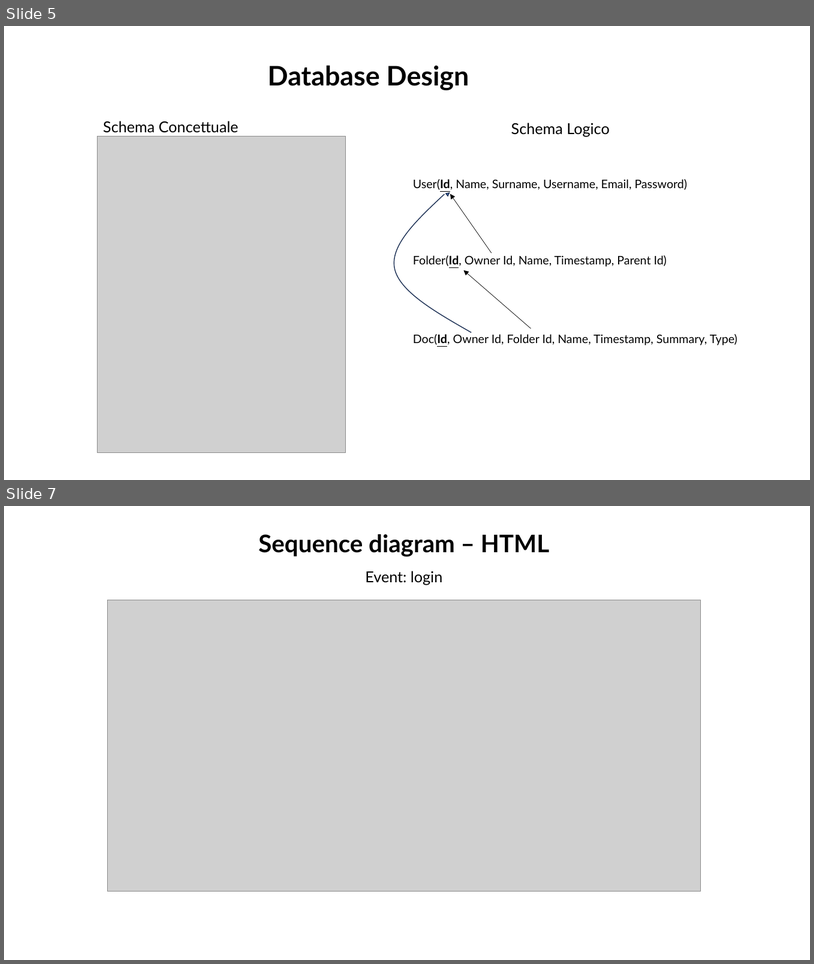
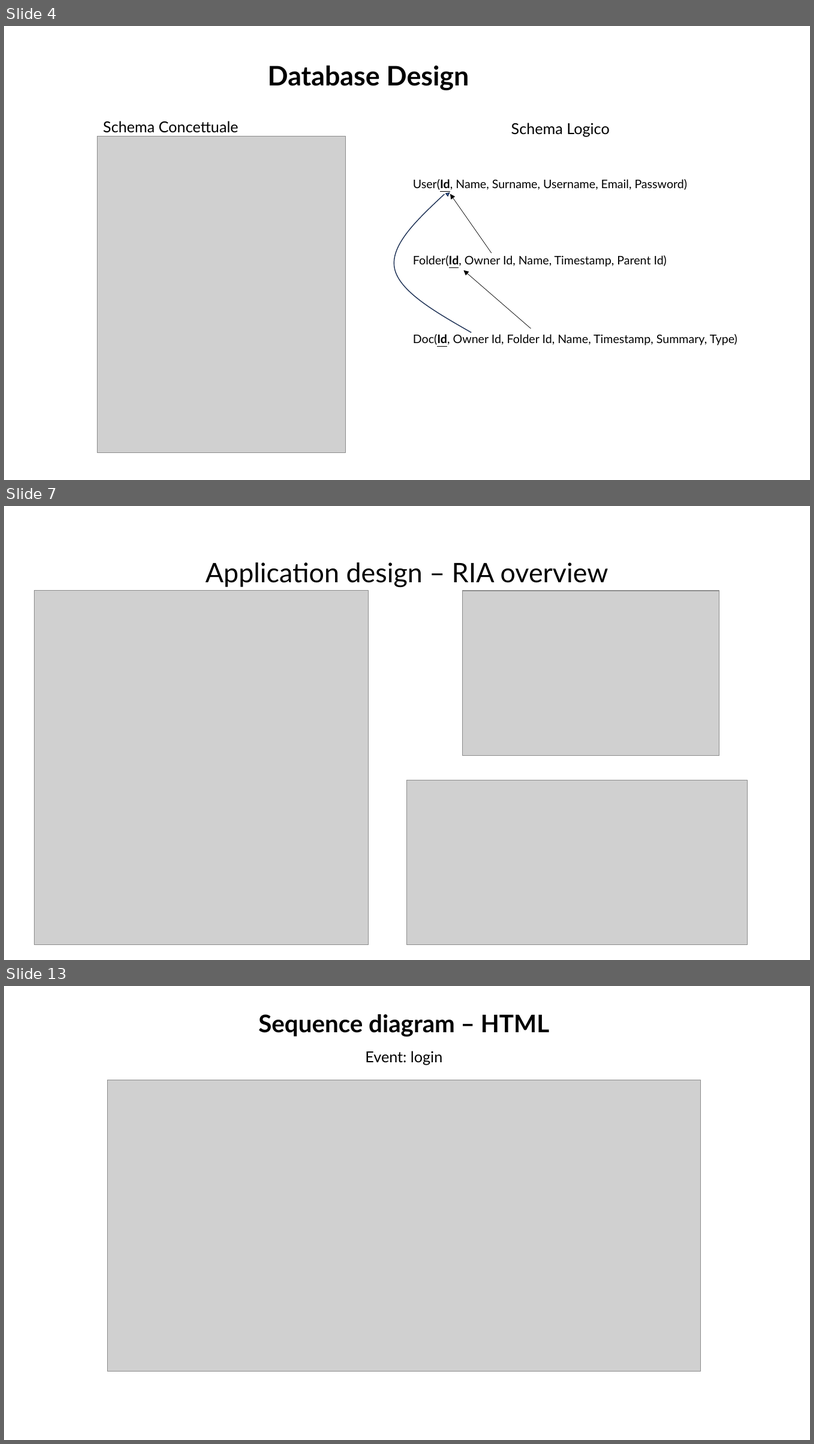
Before and after one commit to MattiaBelfiore/Tiw, a slide deck: Documentazione.pptx. Shown one above the other, each under a label of ours: slides 5 and 7 before the commit, slides 4, 7 and 13 after it; the slides between them are not shown. The pictures are 814x964 and 814x1444 pixels, drawn with LibreOffice and Linux fonts; fonts in the diff are those of the drawing; grey boxes stand for pictures. Boxes give left, top, right and bottom in pixels: in the first picture for what was removed or moved away, otherwise in the second. Text is boxed around its words. In the diff, an @@ line names an element or a change of style, - is before the commit and + after.

```diff
--- a/Documentazione.pptx
+++ b/Documentazione.pptx
@@ slide 7 added at <box>4,506,810,960</box>, background #FFFFFF @@
@@ title added at <box>206,562,609,588</box>, 32 pt, text #000000 @@
+Application design – RIA overview
@@ picture added at <box>34,591,369,945</box> @@
@@ picture added at <box>463,591,720,755</box> @@
@@ picture added at <box>408,780,749,945</box> @@
@@ what was slide 5 is now slide 4 @@
@@ what was slide 7 is now slide 13 @@
```
Also in this commit, not shown: 2 slides changed, 7 other slides added, 1 slide removed, 4 other files.
